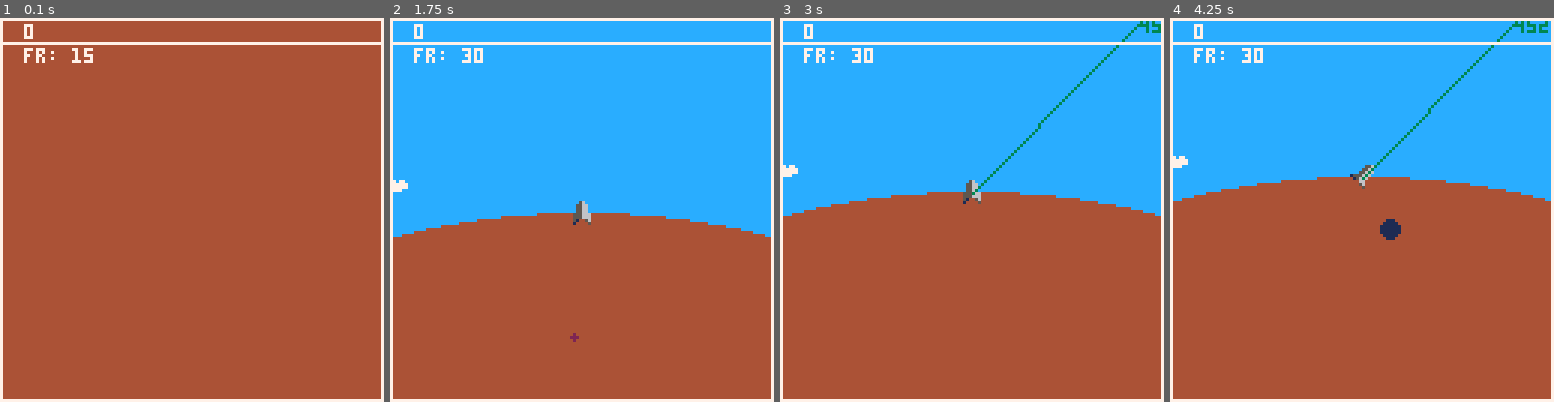
Above: before the commit, frames 1-4 (left to right).
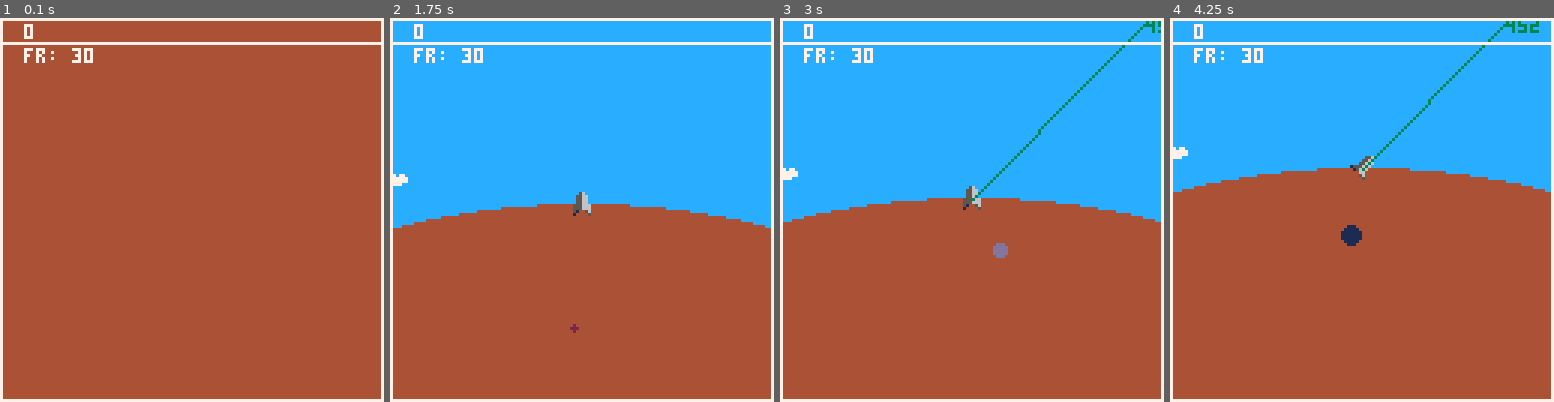
Above: after the commit, the same moments.

Repository: sabajt/GGJ_2019
Game: PICO-8 cartridge home.p8
Two runs of this game, one before a commit and one after it. Both use one fixed random seed, a clock stepped at 60 frames per second and the inputs below.
Inputs:
- Up to frame 1 (0.1 s): no input
- Up to frame 2 (1.75 s): tap X (X key) at 0.33, 1.07 s; hold Right from 1.6 s (still down)
- Up to frame 3 (3 s): tap X (X key) at 1.85, 2.97 s; release Right at 2.1 s; hold Up 2.15-2.42 s; hold Right from 2.47 s (still down)
- Up to frame 4 (4.25 s): release Right at 3.03 s; hold Left 3.08-3.58 s; hold Down 3.63-3.97 s; hold Right from 4.02 s (still down); tap X (X key) at 4.08 s

The runs differ from the first frame. In frame 1, less than 0.1% of the frame differs, in the area x 19-25%, y 7-11%; in frame 2, 2.6%; in frame 3, 2.6%; in frame 4, 3.8%, in the area x 0-100%, y 0-60%.

Commit message:
multi mines

Diff:
--- a/home.p8
+++ b/home.p8
@@ -125,7 +125,9 @@
                 new_planet(3500, -3700, 150, 3, 75, 1150, .75, 7)
             },
             mine_fields ={
-                new_mine_field(64, -1700, 300, 11)
+                new_mine_field(64, -1700, 300),
+                new_mine_field(1000, -500, 300),
+                new_mine_field(500, -1000, 300), -- (x, y, field_rad)
             }
         },
         {  -- 2
@@ -187,12 +189,10 @@
     }
 end
 
-function new_mine_field(x, y, field_rad, col)
+function new_mine_field(x, y, field_rad)
     return {
         pos = makevec(x, y),
-        rad = field_rad,
-        col = 14 --todo: test color
-
+        rad = field_rad
     }
 end
 
@@ -298,7 +298,6 @@
 end
 
 function new_mines(mine_field)
-    -- debuglog("mines"..mine_field.rad)
     local rad = mine_field.rad
     local center = mine_field.pos
     local mine_table = {}
